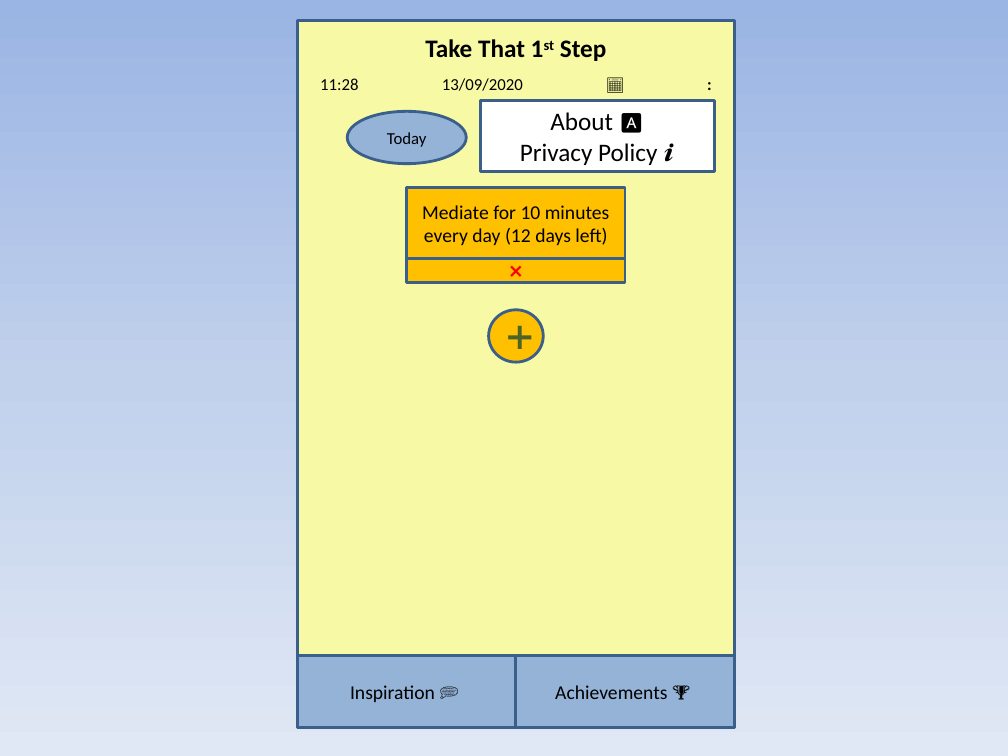
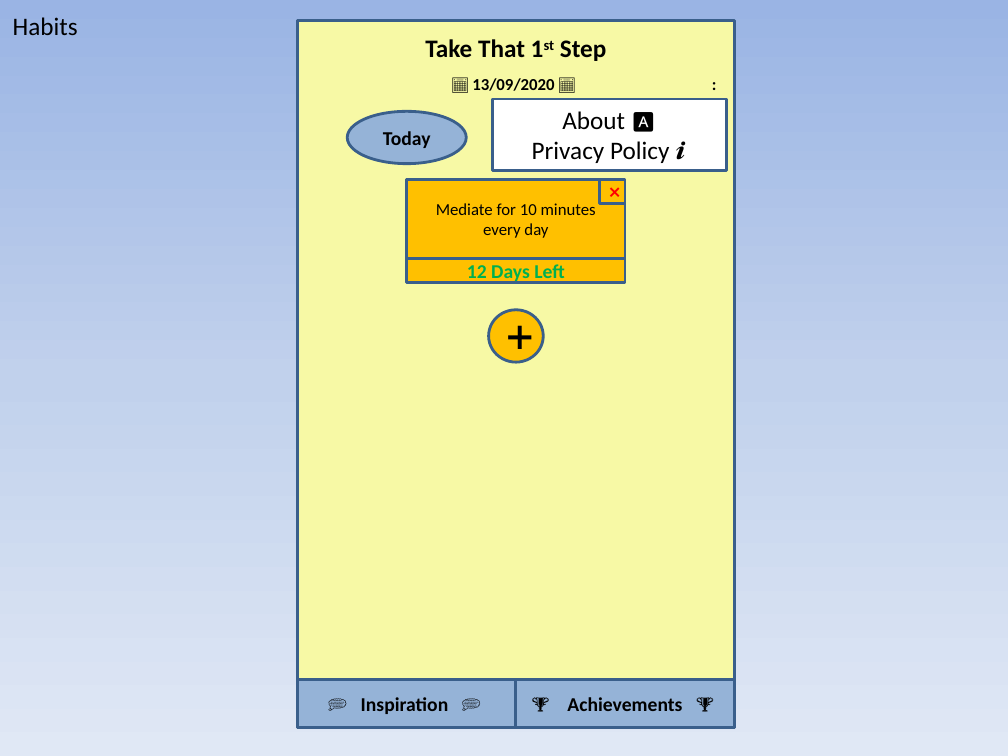
Before and after one commit to IcecoolR/Take-That-1st-Step, a slide deck: slide 7 of UI Ideas.pptx (slide 6 before the commit). Drawn at 1008x756 pixels with LibreOffice and Linux fonts; fonts in the diff are those of the drawing. Boxes give left, top, right and bottom in pixels: in the first picture for what was removed or moved away, otherwise in the second. Text is boxed around its words. In the diff, an @@ line names an element or a change of style, - is before the commit and + after.

```diff
--- a/UI Ideas.pptx
+++ b/UI Ideas.pptx
@@ text added at (x1=13, y1=17, x2=78, y2=35), 18 pt, text #000000 @@
+Habits
@@ text at (x1=472, y1=78, x2=554, y2=91): text changed; bold on @@
-11:28 13/09/2020 📅 :
+📅 13/09/2020 📅 :
@@ ellipse "Today" at (x1=347, y1=111, x2=466, y2=163): size 12 to 14 pt, bold on @@
@@ rectangle "About 🅰" moved from (x1=480, y1=100, x2=714, y2=171) to (x1=492, y1=99, x2=726, y2=170) @@
@@ rectangle "Mediate for 10 minutes every ..." resized from (x1=407, y1=187, x2=626, y2=259) to (x1=407, y1=179, x2=626, y2=259) @@
@@ text in rectangle at (x1=436, y1=203, x2=596, y2=238): text changed; size 14 to 12 pt @@
-Mediate for 10 minutes every day (12 days left)
+Mediate for 10 minutes every day
@@ rectangle added at (x1=599, y1=180, x2=625, y2=204), fill #FFC000, outline #3A5F8C 2 pt, 12 pt, text #FF0000, bold @@
+❌
@@ text in rectangle at (x1=467, y1=264, x2=564, y2=284): text changed; text colour #FF0000 to #00B050; bold on @@
-❌
+12 Days Left
@@ ellipse "➕" at (x1=489, y1=309, x2=543, y2=362): text colour #4F6228 to #000000 @@
@@ rectangle "💭 Inspiration 💭" resized from (x1=297, y1=656, x2=516, y2=728) to (x1=297, y1=679, x2=516, y2=727) @@
@@ rectangle "🏆 Achievements 🏆" resized from (x1=516, y1=656, x2=735, y2=728) to (x1=516, y1=679, x2=735, y2=727) @@
@@ text in rectangle at (x1=361, y1=697, x2=449, y2=714): text changed; bold on @@
-Inspiration 💭
+💭 Inspiration 💭
@@ text in rectangle at (x1=567, y1=697, x2=682, y2=711): text changed; bold on @@
-Achievements 🏆
+🏆 Achievements 🏆
```
Also in this commit, not shown: 2 other slides changed, 2 slides added, 1 other file.
